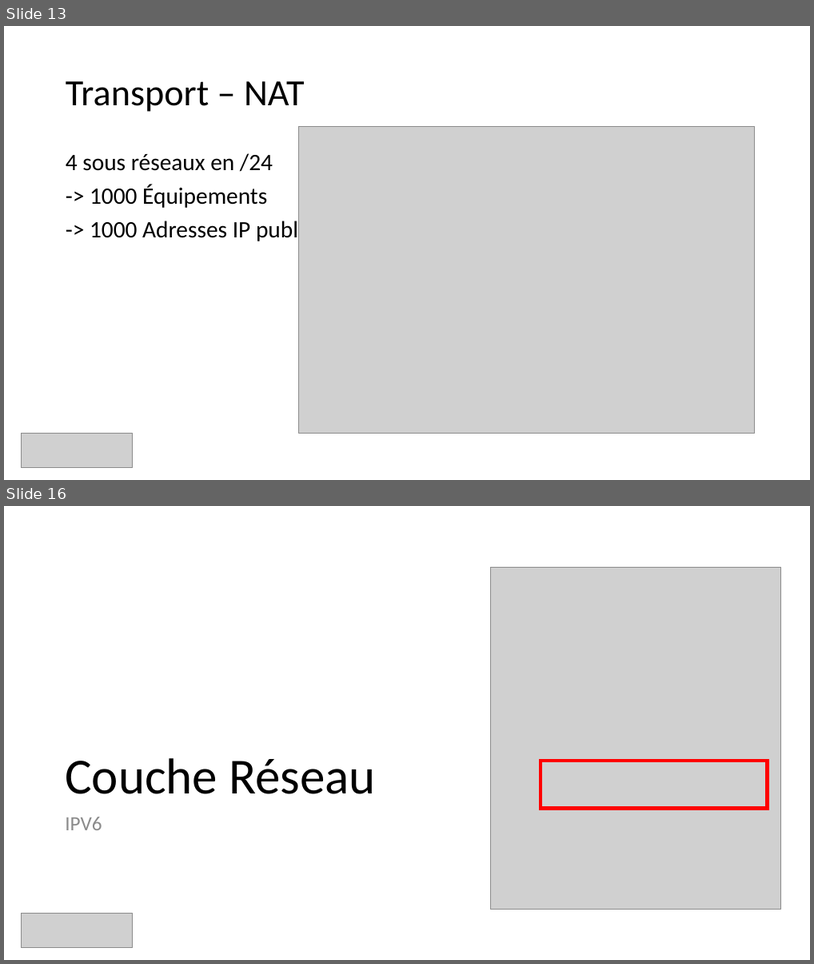
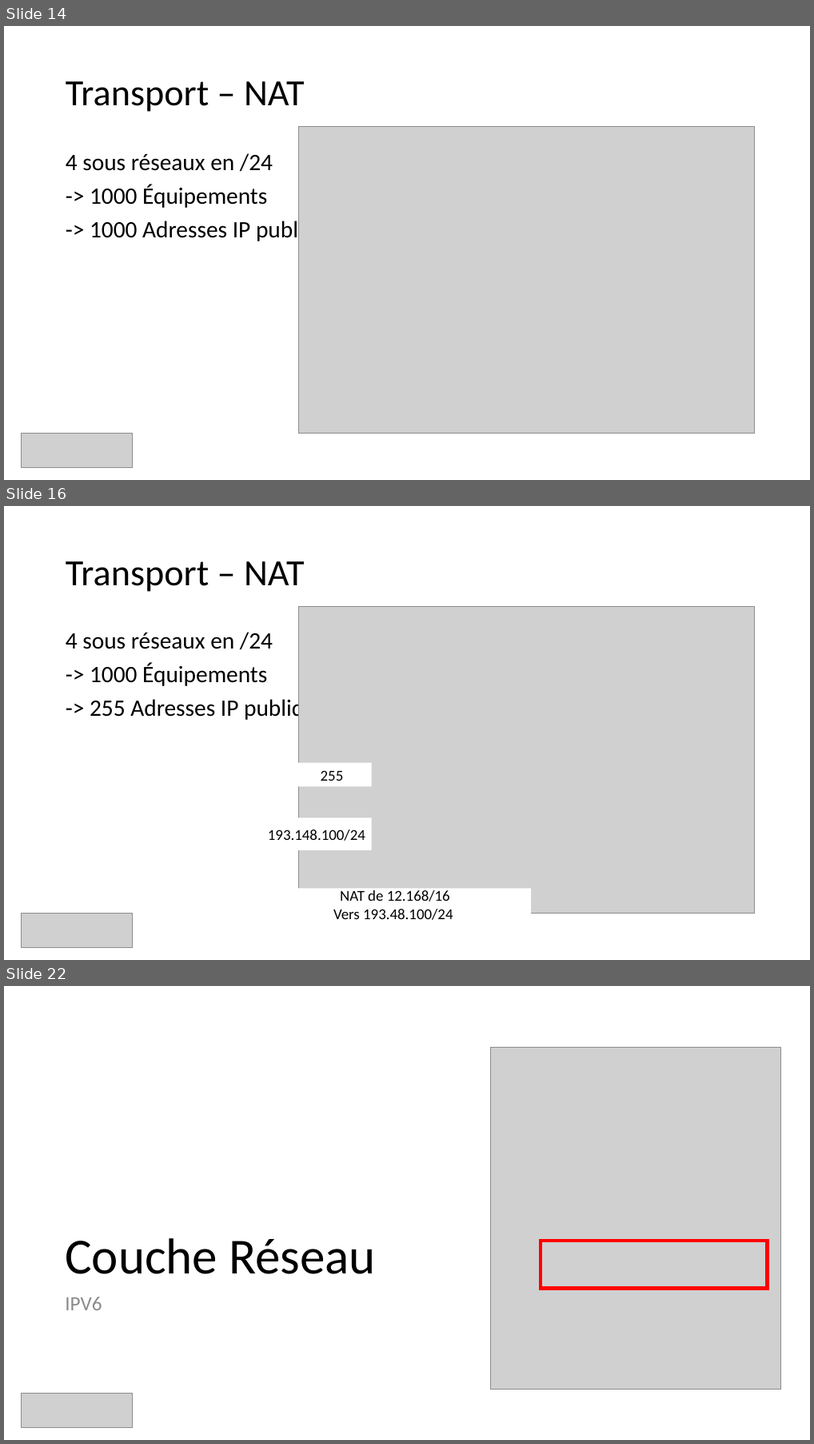
Before and after one commit to guillaume-rico/reseaux_informatiques, a slide deck: 01_CM/CM3 Réseaux Informatiques.pptx. Shown one above the other, each under a label of ours: slides 13 and 16 before the commit, slides 14, 16 and 22 after it; the slides between them are not shown. The pictures are 814x964 and 814x1444 pixels, drawn with LibreOffice and Linux fonts; fonts in the diff are those of the drawing; grey boxes stand for pictures. Boxes give left, top, right and bottom in pixels: in the first picture for what was removed or moved away, otherwise in the second. Text is boxed around its words. In the diff, an @@ line names an element or a change of style, - is before the commit and + after.

```diff
--- a/01_CM/CM3 Réseaux Informatiques.pptx
+++ b/01_CM/CM3 Réseaux Informatiques.pptx
@@ slide 16 added at [4,506,810,960], background #FFFFFF @@
@@ title added at [66,561,304,592], 44 pt, text #000000 @@
+Transport – NAT
@@ picture added at [298,606,754,913] @@
@@ text added at [66,632,338,722], 28 pt, text #000000 @@
+4 sous réseaux en /24
+-> 1000 Équipements
+-> 255 Adresses IP publiques
@@ rectangle added at [293,763,372,787], fill #FFFFFF, 18 pt, text #000000 @@
+255
@@ rectangle added at [262,817,372,850], fill #FFFFFF, 18 pt, text #000000 @@
+193.148.100/24
@@ rectangle added at [259,888,531,921], fill #FFFFFF, 18 pt, text #000000 @@
+NAT de 12.168/16
+Vers 193.48.100/24
@@ picture added at [21,913,132,948] @@
@@ what was slide 13 is now slide 14 @@
@@ what was slide 16 is now slide 22 @@
```
Also in this commit, not shown: 11 slides changed, 7 other slides added, 1 slide removed, 5 other files.
